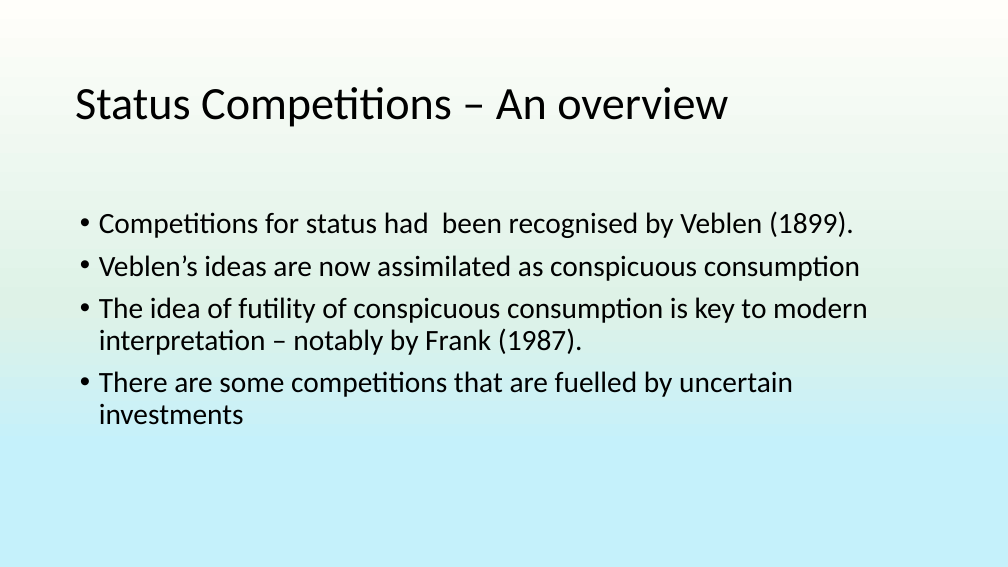
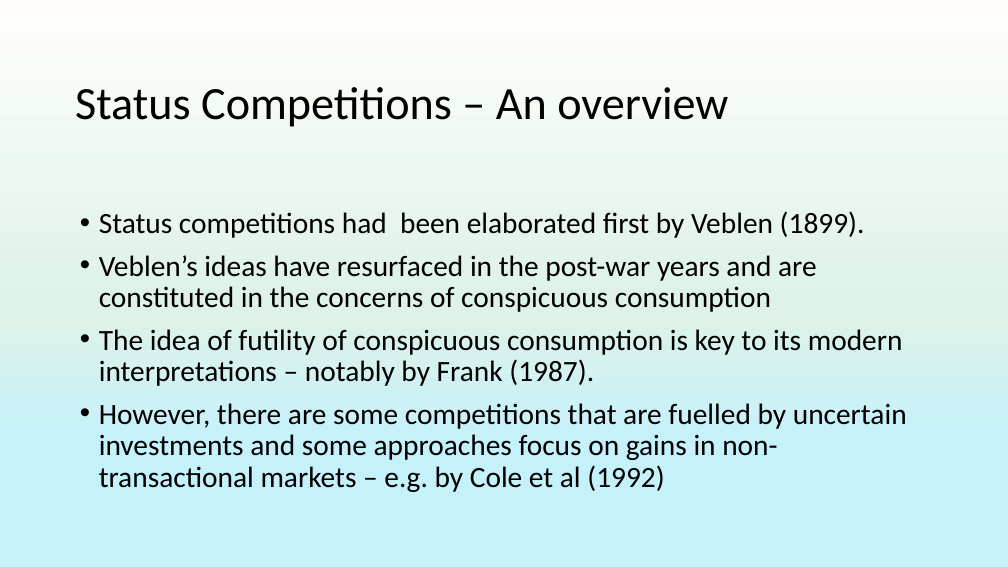
Before and after one commit to anuragr81/research, a slide deck: slide 2 of consumption/presentationJun2022.pptx. Drawn at 1008x567 pixels with LibreOffice and Linux fonts; fonts in the diff are those of the drawing; background and template pictures are left out. Boxes give left, top, right and bottom in pixels: in the first picture for what was removed or moved away, otherwise in the second. Text is boxed around its words. In the diff, an @@ line names an element or a change of style, - is before the commit and + after.

Commit message:
Adding presentation.

```diff
--- a/consumption/presentationJun2022.pptx
+++ b/consumption/presentationJun2022.pptx
@@ text at (x1=99, y1=211, x2=907, y2=492): text changed @@
-• Competitions for status had been recognised by Veblen (1899).
-• Veblen’s ideas are now assimilated as conspicuous consumption
-• The idea of futility of conspicuous consumption is key to modern interpretation – notably by Frank (1987).
-• There are some competitions that are fuelled by uncertain investments
+• Status competitions had been elaborated first by Veblen (1899).
+• Veblen’s ideas have resurfaced in the post-war years and are constituted in the concerns of conspicuous consumption
+• The idea of futility of conspicuous consumption is key to its modern interpretations – notably by Frank (1987).
+• However, there are some competitions that are fuelled by uncertain investments and some approaches focus on gains in non-transactional markets – e.g. by Cole et al (1992)
```
Also in this commit, not shown: 1 other slide changed, 4 slides added.
